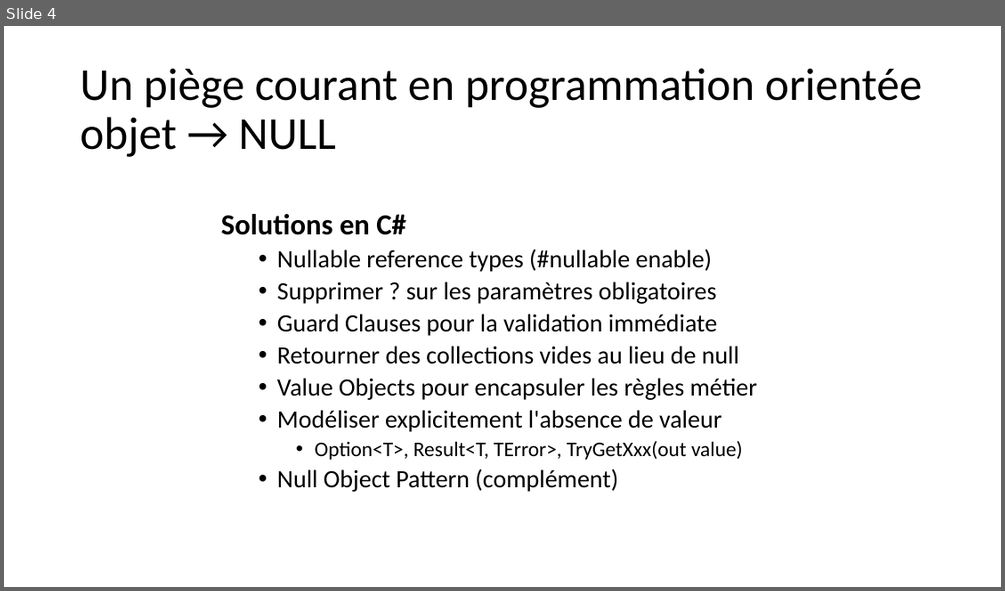
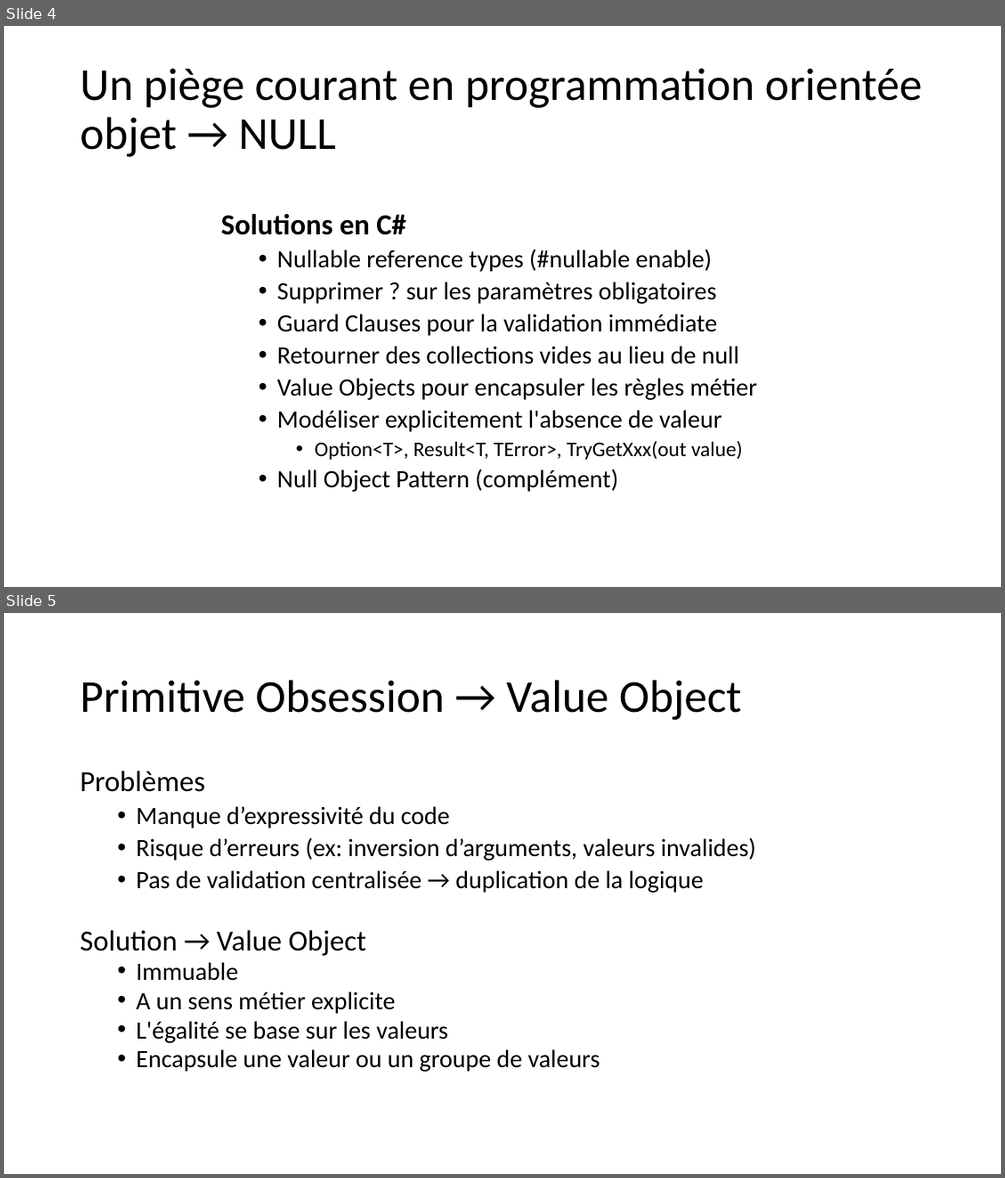
Before and after one commit to martin-chone/elegant-objects, a slide deck: Elegant_Objects.pptx. Shown one above the other, each under a label of ours: slide 4 before the commit, slides 4 and 5 after it. The pictures are 1005x591 and 1005x1178 pixels, drawn with LibreOffice and Linux fonts; fonts in the diff are those of the drawing. Boxes give left, top, right and bottom in pixels: in the first picture for what was removed or moved away, otherwise in the second. Text is boxed around its words. In the diff, an @@ line names an element or a change of style, - is before the commit and + after.

Commit message:
Encapsulate primitives in Value Objects to avoid Primitive Obsession

```diff
--- a/Elegant_Objects.pptx
+++ b/Elegant_Objects.pptx
@@ slide 5 added at [4,613,1001,1174], background #FFFFFF @@
@@ title added at [80,680,742,720], 44 pt, text #000000 @@
+Primitive Obsession → Value Object
@@ text added at [80,771,756,892], 24 pt, text #000000 @@
+Problèmes
+  • Manque d’expressivité du code
+  • Risque d’erreurs (ex: inversion d’arguments, valeurs invalides)
+  • Pas de validation centralisée → duplication de la logique
@@ text added at [80,930,600,1071], 24 pt, text #000000 @@
+Solution → Value Object
+  • Immuable
+  • A un sens métier explicite
+  • L'égalité se base sur les valeurs
+  • Encapsule une valeur ou un groupe de valeurs
```
Also in this commit, not shown: 7 other files.
